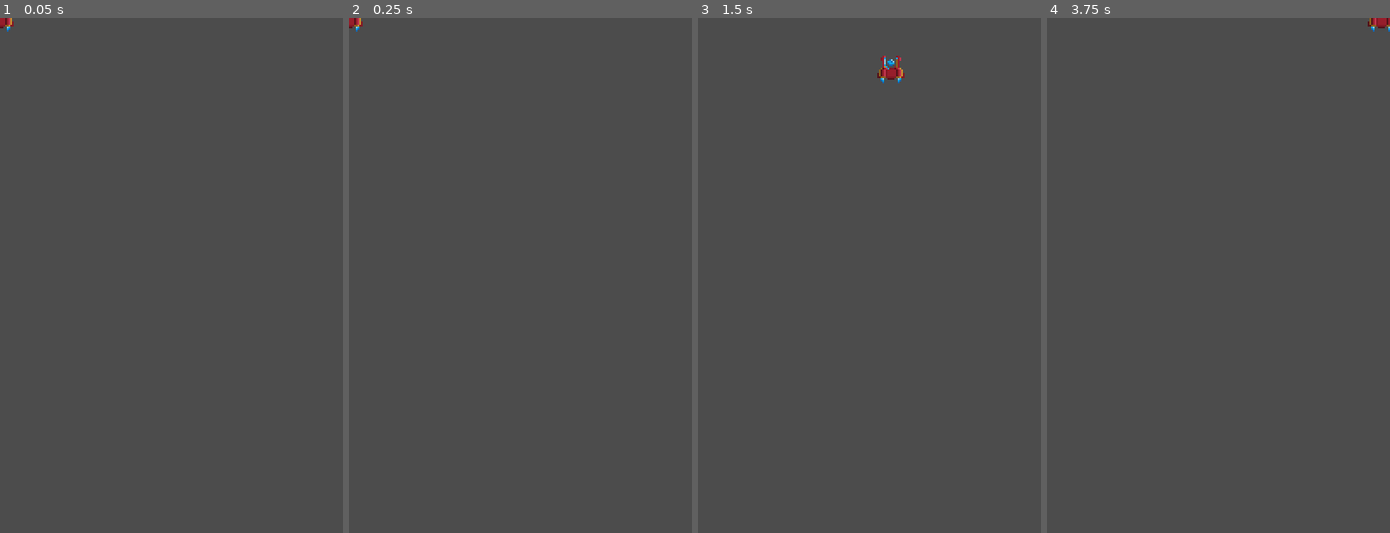
Above: before the commit, frames 1-4 (left to right).
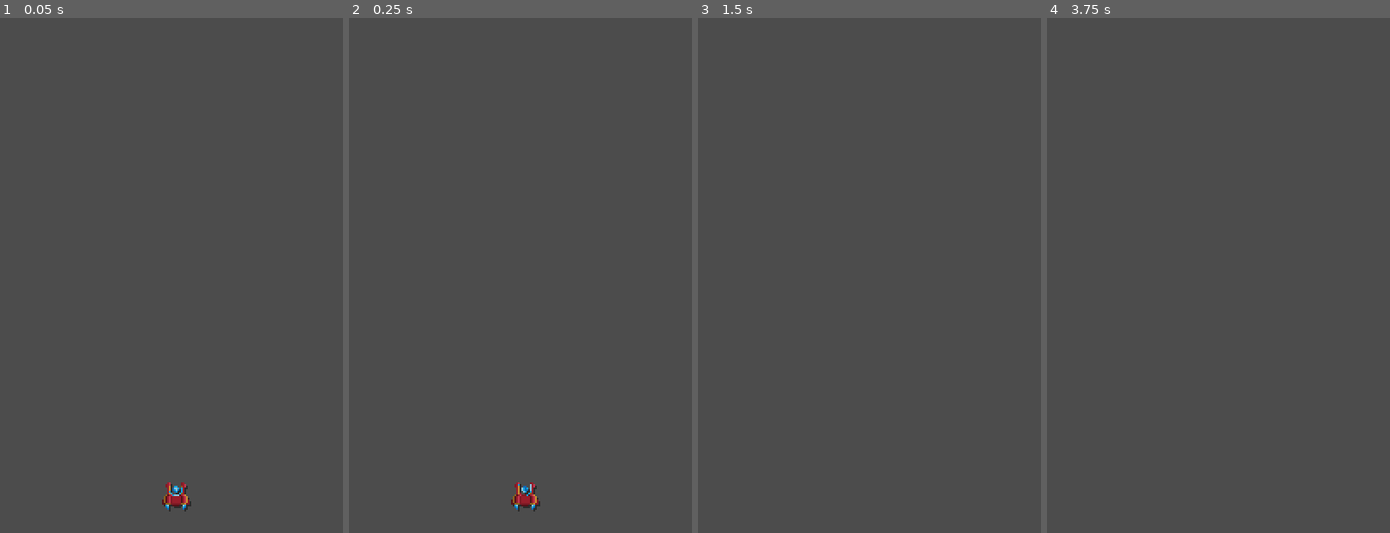
Above: after the commit, the same moments.

Repository: unblinky/Centerpede
Game: Godot game, scene res://Scenes/Main.tscn
Two runs of this game, one before a commit and one after it. Both use one fixed random seed, a clock stepped at 60 frames per second and the inputs below. The engine's default icon, where the game draws it, is replaced by a stand-in: a white triangle on a blue panel in a dark square.
Inputs:
- Up to frame 1 (0.05 s): no input
- Up to frame 2 (0.25 s): no input
- Up to frame 3 (1.5 s): tap Enter at 0.5 s; hold D (move_right) 0.53-1.28 s; hold Space (fire) 0.53-1.28 s; hold S (move_down) from 1.28 s (still down); tap Space (fire) at 1.35 s
- Up to frame 4 (3.75 s): release S (move_down) at 2.03 s; hold D (move_right) 2.03-2.78 s; hold Space (fire) 2.03-2.78 s; hold W (move_up) 2.78-3.53 s; tap Space (fire) at 2.85, 3.5 s; hold A (move_left) from 3.53 s (still down); hold Space (fire) from 3.53 s (still down)

The runs differ from the first frame. In frame 1, 0.4% of the frame differs, in the area x 0-56%, y 0-96%; in frame 2, 0.4%; in frame 3, 0.2%; in frame 4, 0.1%.
Error before the commit: Attempt to call function 'add_child' in base 'null instance' on a null instance. (res://Scenes/Player.gd:34)

Commit message:
Handled [Esc] key. Imported the Mushroom assets.

Diff:
--- a/Code/Centerpede/Scenes/Main.gd
+++ b/Code/Centerpede/Scenes/Main.gd
@@ -2,3 +2,8 @@
 
 func _ready():
 	print("I am a mighty CENTERPEDE!")
+	#kirkja a digital playground to help one learn about the earth sciences.
+
+func _unhandled_key_input(_event):
+	if Input.is_key_pressed(KEY_ESCAPE):
+		get_tree().quit()
--- a/Code/Centerpede/Scenes/Main.tscn
+++ b/Code/Centerpede/Scenes/Main.tscn
@@ -6,16 +6,15 @@
 [node name="Main" type="Node"]
 script = ExtResource( 1 )
 
-[node name="PlayField" type="Node2D" parent="."]
+[node name="PlayingField" type="Node2D" parent="."]
 scale = Vector2( 2, 2 )
 __meta__ = {
 "_editor_description_": "This is set to the pixel scale factor."
 }
 
-[node name="Player" parent="PlayField" instance=ExtResource( 11 )]
+[node name="Player" parent="PlayingField" instance=ExtResource( 11 )]
+position = Vector2( 102.53, 278.6 )
 
-[node name="Bullets" type="Node2D" parent="PlayField"]
-scale = Vector2( 0.5, 0.5 )
+[node name="Bullets" type="Node2D" parent="PlayingField"]
 
-[node name="PlayerZone" type="Node2D" parent="PlayField"]
-scale = Vector2( 0.5, 0.5 )
+[node name="PlayerZone" type="Node2D" parent="PlayingField"]
--- a/Code/Centerpede/Scenes/Player.gd
+++ b/Code/Centerpede/Scenes/Player.gd
@@ -31,7 +31,7 @@
 		var bullet: Bullet = BULLET_PS.instance()
 		bullet.player = self
 		bullet.position = position
-		get_node("../../Bullets").add_child(bullet)
+		get_node("../Bullets").add_child(bullet)
 		ammo_count -= 1
 		print("Fire!")
 
--- a/Code/Centerpede/Scenes/Player.tscn
+++ b/Code/Centerpede/Scenes/Player.tscn
@@ -29,7 +29,11 @@
 [node name="CollisionShape2D" type="CollisionShape2D" parent="."]
 shape = SubResource( 2 )
 
+[node name="Shadow" type="Sprite" parent="."]
+modulate = Color( 0, 0, 0, 0.427451 )
+position = Vector2( 1, 1 )
+texture = ExtResource( 3 )
+
 [node name="AnimatedSprite" type="AnimatedSprite" parent="."]
 frames = SubResource( 1 )
-frame = 5
 playing = true
Binary file added: Code/Centerpede/Textures/Mushroom/spawn_0000.png
Not shown, added: Code/Centerpede/Textures/Mushroom/spawn_0000.png.import
Binary file added: Code/Centerpede/Textures/Mushroom/spawn_0001.png
Not shown, added: Code/Centerpede/Textures/Mushroom/spawn_0001.png.import
Not shown, added: Vizart/Animated (16 x 16).kra-autosave.kra
